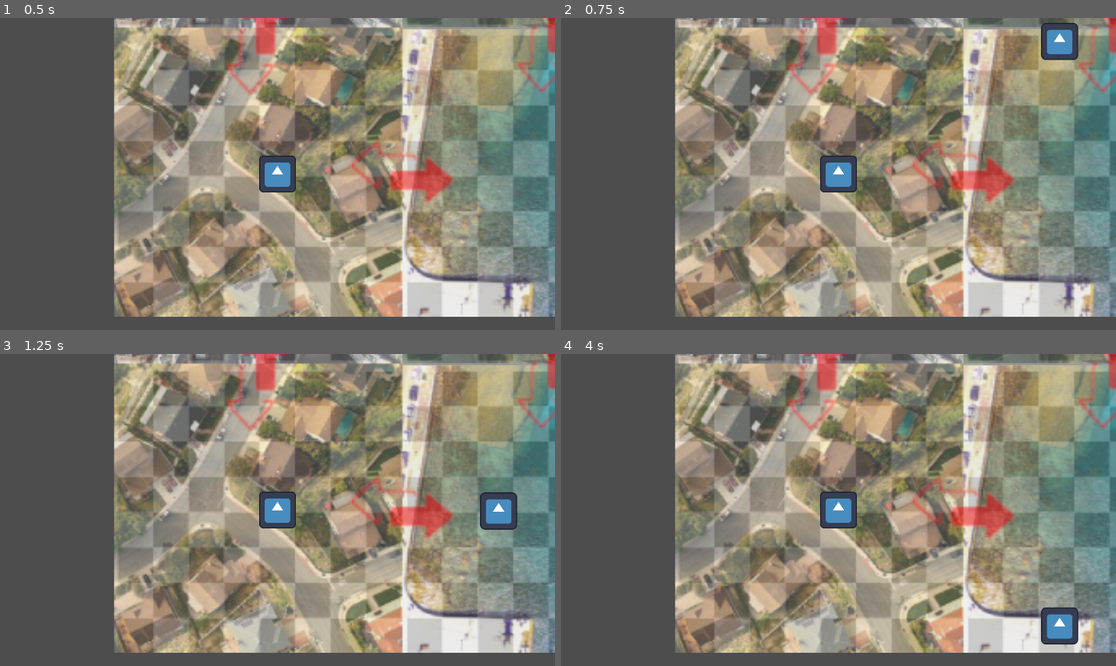
Above: before the commit, frames 1-4 (two rows, left to right).
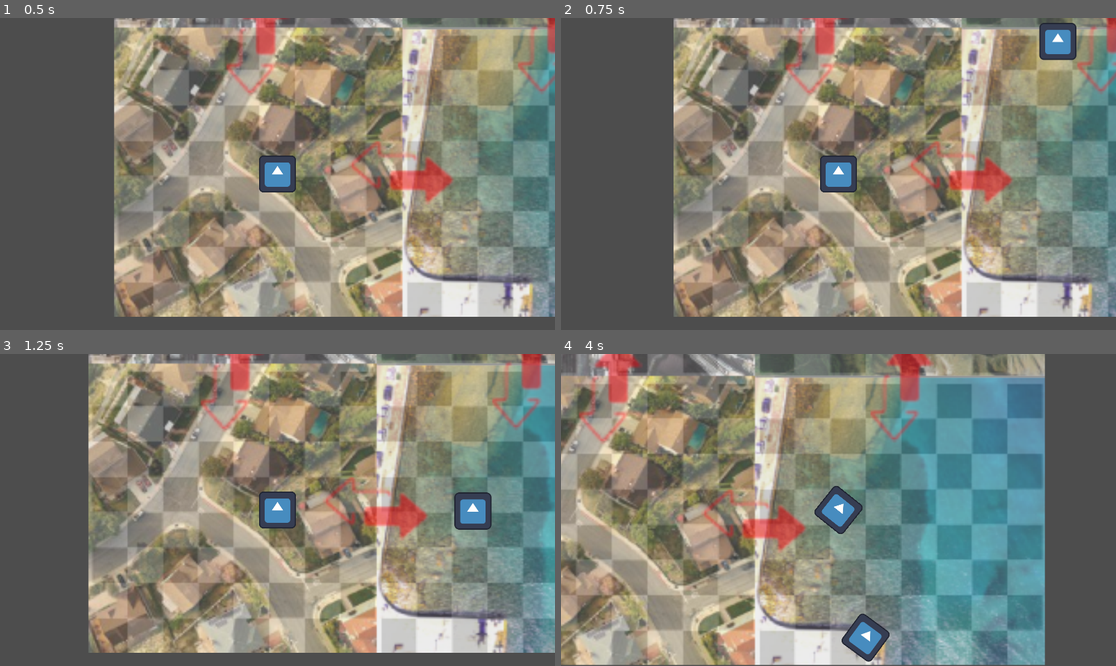
Above: after the commit, the same moments.

Repository: funny-man-jpg/Assignment5
Game: Godot game, scene res://main.tscn
Same seed, same stepped clock (60 frames per second), same inputs: the game is played once before the commit and once after it. The engine's default icon, where the game draws it, is replaced by a stand-in: a white triangle on a blue panel in a dark square.
Inputs:
- Up to frame 1 (0.5 s): no input
- Up to frame 2 (0.75 s): tap Enter at 0.5 s; hold D (move_right) from 0.53 s (still down)
- Up to frame 3 (1.25 s): keep holding D (move_right)
- Up to frame 4 (4 s): release D (move_right) at 1.28 s; hold S (move_down) 1.28-2.03 s; hold D (move_right) 2.03-2.78 s; hold W (move_up) 2.78-3.53 s; hold A (move_left) from 3.53 s (still down)

Frame 1 is identical in both runs. In frame 2, 7.9% of the frame differs, in the area x 20-100%, y 0-96%; in frame 3, 62%; in frame 4, 90%, in the area x 0-100%, y 0-100%.

Commit message:
fixed the problem where player was still an Area2D

Diff:
--- a/Player.tscn
+++ b/Player.tscn
@@ -1,7 +1,9 @@
-[gd_scene load_steps=5 format=3 uid="uid://dwoosf5px6vtg"]
+[gd_scene load_steps=6 format=3 uid="uid://dwoosf5px6vtg"]
 
 [ext_resource type="Script" path="res://Player.gd" id="1_0nvdm"]
 [ext_resource type="Texture2D" uid="uid://rgc2fqjbhy16" path="res://icon.svg" id="2_opab0"]
+
+[sub_resource type="PhysicsMaterial" id="PhysicsMaterial_thn1k"]
 
 [sub_resource type="RectangleShape2D" id="RectangleShape2D_kopo1"]
 size = Vector2(120, 123)
@@ -17,7 +19,9 @@
 "speed": 5.0
 }]
 
-[node name="Player" type="Area2D"]
+[node name="Player" type="RigidBody2D"]
+physics_material_override = SubResource("PhysicsMaterial_thn1k")
+gravity_scale = 0.0
 script = ExtResource("1_0nvdm")
 metadata/_edit_group_ = true
 
Not shown: 1 places in main.tscn that only renumber resources
